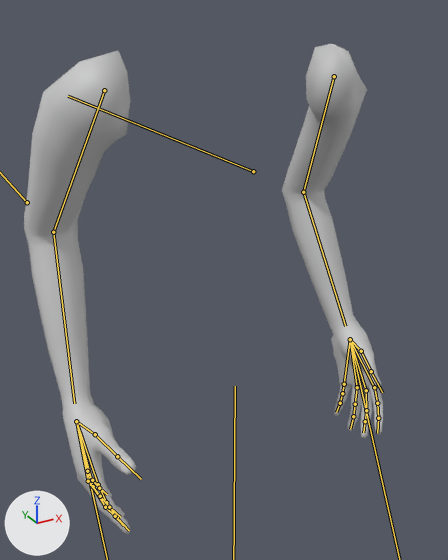
The glTF model assets/models/arms.glb: old version first, new version second.
Before and after are seen from a 50 mm lens placed at (-0.416, -0.719, 1.546), pointed at (-0.051, -0.055, 1.214). Arrows for +X, +Y and +Z are at lower left; the lights stay in place. The bones that bend it are drawn over the model as lines.
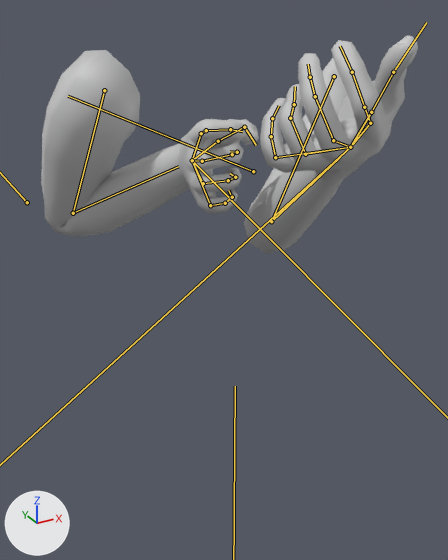
The newer file adds an action. The first version stands in its rest pose; the second is drawn at frame 3 of the action 'fire_shotgun'.

What the commit changed:
Bone 'upper_arm.L' (bone_upper_arm_l) turns from (0, 0, 0) to (-69, 37, 12) degrees about its own x, y and z.
Bone 'lower_arm.L' (bone_lower_arm_l) turns from (0, 0, 0) to (-4, -1, -25) degrees about its own x, y and z.
Bone 'upper_arm.R' (bone_upper_arm_r) turns from (0, 0, 0) to (8, -35, -14) degrees about its own x, y and z.
Bone 'lower_arm.R' (bone_lower_arm_r) turns from (0, 0, 0) to (-10, 11, 91) degrees about its own x, y and z.
Bone 'hand.L' (bone_hand_l) moves from (0.0, 0.0, 0.0) to (-0.277, -0.238, -0.494).
Bone 'hand.L' (bone_hand_l) turns from (0, 0, 0) to (-38, 3, 81) degrees about its own x, y and z.
Bone 'thumb_01.L' (bone_thumb_01_l) turns from (0, 0, 0) to (-11, 0, -13) degrees about its own x, y and z.
Bone 'thumb_02.L' (bone_thumb_02_l) turns from (0, 0, 0) to (11, 0, 0) degrees about its own x, y and z.
Bone 'index_03.L' (bone_index_03_l) turns from (0, 0, 0) to (-57, 0, 0) degrees about its own x, y and z.
Bone 'index_04.L' (bone_index_04_l) turns from (0, 0, 0) to (-23, 0, 0) degrees about its own x, y and z.
Bone 'middle_02.L' (bone_middle_02_l) turns from (0, 0, 0) to (-56, 0, 0) degrees about its own x, y and z.
Bone 'middle_03.L' (bone_middle_03_l) turns from (0, 0, 0) to (-35, 0, 0) degrees about its own x, y and z.
Bone 'ring_02.L' (bone_ring_02_l) turns from (0, 0, 0) to (-59, 0, 0) degrees about its own x, y and z.
Bone 'ring_03.L' (bone_ring_03_l) turns from (0, 0, 0) to (-63, 0, 0) degrees about its own x, y and z.
Bone 'pinky_02.L' (bone_pinky_02_l) turns from (0, 0, 0) to (-86, 0, 0) degrees about its own x, y and z.
Bone 'pinky_04.L' (bone_pinky_04_l) turns from (0, 0, 0) to (-11, 0, 0) degrees about its own x, y and z.
Bone 'hand.R' (bone_hand_r) moves from (0.0, 0.0, 0.0) to (0.14, -0.297, -0.246).
Bone 'hand.R' (bone_hand_r) turns from (0, 0, 0) to (-65, 20, 9) degrees about its own x, y and z.
Bone 'thumb_01.R' (bone_thumb_01_r) turns from (0, 0, 0) to (-6, -25, 34) degrees about its own x, y and z.
Bone 'thumb_03.R' (bone_thumb_03_r) turns from (0, 0, 0) to (-50, 0, 0) degrees about its own x, y and z.
Bone 'index_03.R' (bone_index_03_r) turns from (0, 0, 0) to (-80, 0, 0) degrees about its own x, y and z.
Bone 'index_04.R' (bone_index_04_r) turns from (0, 0, 0) to (-37, 0, 0) degrees about its own x, y and z.
Bone 'middle_02.R' (bone_middle_02_r) turns from (0, 0, 0) to (-83, 7, 0) degrees about its own x, y and z.
Bone 'middle_03.R' (bone_middle_03_r) turns from (0, 0, 0) to (-38, 0, 0) degrees about its own x, y and z.
Bone 'middle_04.R' (bone_middle_04_r) turns from (0, 0, 0) to (-44, 0, 0) degrees about its own x, y and z.
Bone 'ring_02.R' (bone_ring_02_r) turns from (0, 0, 0) to (-76, 0, 0) degrees about its own x, y and z.
Bone 'ring_03.R' (bone_ring_03_r) turns from (0, 0, 0) to (-45, 0, 0) degrees about its own x, y and z.
Bone 'ring_04.R' (bone_ring_04_r) turns from (0, 0, 0) to (-32, 0, 0) degrees about its own x, y and z.
Bone 'pinky_02.R' (bone_pinky_02_r) turns from (0, 0, 0) to (-91, -3, 0) degrees about its own x, y and z.
Bone 'pinky_03.R' (bone_pinky_03_r) turns from (0, 0, 0) to (-25, 0, 0) degrees about its own x, y and z.
Bone 'pinky_04.R' (bone_pinky_04_r) turns from (0, 0, 0) to (-32, 0, 0) degrees about its own x, y and z.

Boxes (x1, y1, x2, y2) around the edits, measured in the pictures (448 x 560 px):
'mesh.001', posed (55% shorter)
    before: (24, 44, 383, 534)
    after: (41, 35, 418, 254)
bone 'upper_arm.L', root to tip
    before: (334, 76) to (303, 192)
    after: (334, 76) to (271, 221)
bone 'lower_arm.L', root to tip
    before: (303, 192) to (345, 326)
    after: (271, 221) to (340, 157)
bone 'upper_arm.R', root to tip
    before: (104, 90) to (53, 232)
    after: (104, 90) to (73, 213)
bone 'lower_arm.R', root to tip
    before: (53, 232) to (74, 403)
    after: (73, 213) to (178, 166)
bone 'thumb_01.L', root to tip
    before: (350, 339) to (361, 351)
    after: (350, 147) to (371, 112)
bone 'thumb_02.L', root to tip
    before: (361, 351) to (371, 371)
    after: (371, 112) to (393, 72)
bone 'index_03.L', root to tip
    before: (377, 403) to (378, 418)
    after: (364, 107) to (352, 72)
bone 'index_04.L', root to tip
    before: (378, 418) to (377, 433)
    after: (352, 72) to (340, 46)
bone 'middle_02.L', root to tip
    before: (366, 390) to (366, 410)
    after: (333, 140) to (315, 96)
bone 'middle_03.L', root to tip
    before: (366, 410) to (365, 421)
    after: (315, 96) to (310, 77)
bone 'ring_02.L', root to tip
    before: (357, 387) to (355, 404)
    after: (305, 154) to (290, 118)
bone 'ring_03.L', root to tip
    before: (355, 404) to (353, 416)
    after: (290, 118) to (294, 104)
bone 'pinky_02.L', root to tip
    before: (344, 384) to (342, 393)
    after: (275, 157) to (271, 136)
bone 'pinky_04.L', root to tip
    before: (340, 403) to (336, 412)
    after: (272, 118) to (279, 105)
bone 'thumb_01.R', root to tip
    before: (76, 421) to (95, 434)
    after: (192, 160) to (218, 141)
bone 'thumb_03.R', root to tip
    before: (117, 456) to (141, 479)
    after: (244, 127) to (256, 145)
bone 'index_03.R', root to tip
    before: (106, 502) to (117, 517)
    after: (206, 130) to (230, 129)
bone 'index_04.R', root to tip
    before: (117, 517) to (129, 530)
    after: (230, 129) to (242, 131)
bone 'middle_02.R', root to tip
    before: (93, 486) to (105, 507)
    after: (202, 161) to (232, 154)
bone 'middle_03.R', root to tip
    before: (105, 507) to (115, 516)
    after: (232, 154) to (237, 152)
bone 'middle_04.R', root to tip
    before: (115, 516) to (123, 525)
    after: (237, 152) to (230, 151)
bone 'ring_02.R', root to tip
    before: (88, 481) to (100, 496)
    after: (203, 183) to (228, 180)
bone 'ring_03.R', root to tip
    before: (100, 496) to (109, 507)
    after: (228, 180) to (235, 177)
bone 'ring_04.R', root to tip
    before: (109, 507) to (120, 517)
    after: (235, 177) to (230, 173)
bone 'pinky_02.R', root to tip
    before: (87, 471) to (92, 480)
    after: (210, 205) to (225, 203)
bone 'pinky_03.R', root to tip
    before: (92, 480) to (99, 488)
    after: (225, 203) to (232, 197)
bone 'pinky_04.R', root to tip
    before: (99, 488) to (107, 494)
    after: (232, 197) to (228, 190)
